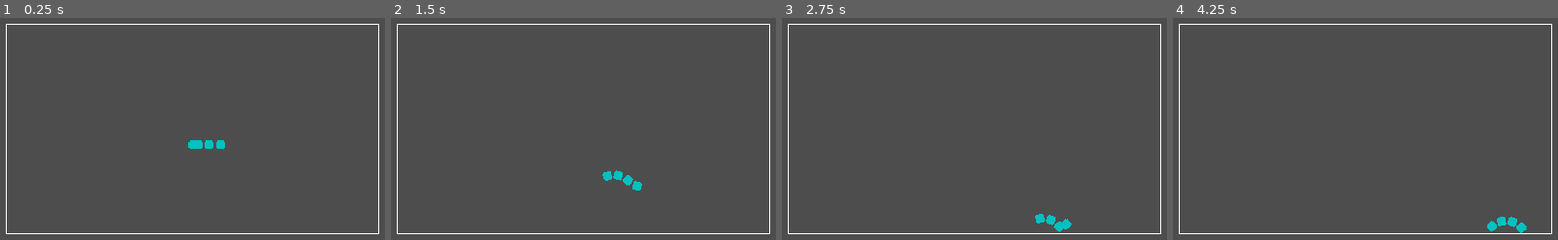
Above: before the commit, frames 1-4 (left to right).
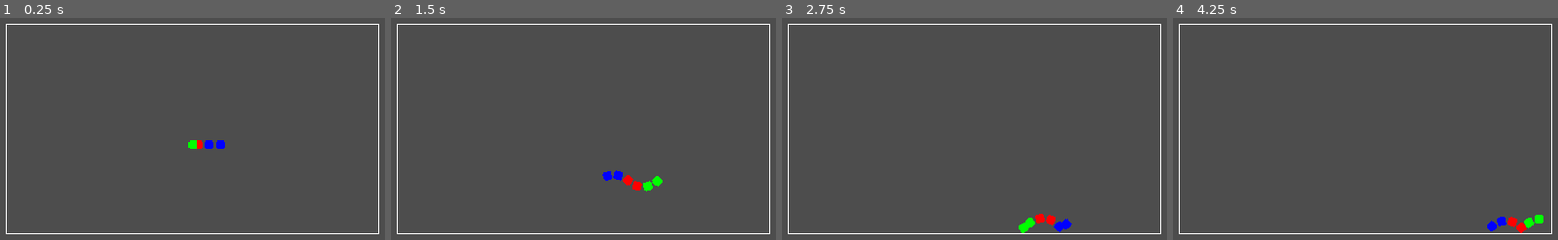
Above: after the commit, the same moments.

Repository: Sup3rAw3som3Cod3r/Snkrx_Godot
Game: Godot game, scene res://arena.tscn
The game is run twice, just before and just after one commit, with the same random seed, the same clock (stepped at 60 frames per second) and the same inputs.
Inputs:
- Up to frame 1 (0.25 s): no input
- Up to frame 2 (1.5 s): hold D (Right) 0.53-1.28 s; hold A (Left) from 1.28 s (still down)
- Up to frame 3 (2.75 s): release A (Left) at 2.03 s; hold D (Right) from 2.03 s (still down)
- Up to frame 4 (4.25 s): release D (Right) at 3.53 s; hold A (Left) from 3.53 s (still down)

The runs differ from the first frame. In frame 1, 0.3% of the frame differs, in the area x 48-59%, y 55-59%; in frame 2, 0.5%; in frame 3, 0.5%; in frame 4, 0.5%, in the area x 81-97%, y 88-97%.

Commit message:
more test classes
added 2 more test classes + auto generate snake from the list

Diff:
--- a/Classes/Test_Class.tres
+++ b/Classes/Test_Class.tres
@@ -5,4 +5,4 @@
 [resource]
 script = ExtResource("1_0mrpt")
 moveSpeed = 1
-class_color = Color(1.63645e-06, 0.757235, 0.75815, 1)
+class_color = Color(0, 0, 1, 1)
--- /dev/null
+++ b/Classes/Test_Class1.tres
@@ -0,0 +1,8 @@
+[gd_resource type="Resource" script_class="unit_class" load_steps=2 format=3 uid="uid://dgshdvbhngdjq"]
+
+[ext_resource type="Script" path="res://Scripts/unit_class.gd" id="1_6lee5"]
+
+[resource]
+script = ExtResource("1_6lee5")
+moveSpeed = 1
+class_color = Color(1, 0, 0, 1)
--- /dev/null
+++ b/Classes/Test_Class2.tres
@@ -0,0 +1,8 @@
+[gd_resource type="Resource" script_class="unit_class" load_steps=2 format=3 uid="uid://bnmacttbjaqle"]
+
+[ext_resource type="Script" path="res://Scripts/unit_class.gd" id="1_k11pg"]
+
+[resource]
+script = ExtResource("1_k11pg")
+moveSpeed = 1
+class_color = Color(0, 1, 0, 1)
--- a/Scripts/arena.gd
+++ b/Scripts/arena.gd
@@ -31,9 +31,6 @@
 	$WallLine.add_point(Vector2(pos2.x, pos2.y))
 
 	spawn_head(Vector2(gw/2,gh/2+16))
-	add_segment()
-	add_segment()
-	add_segment()
 
 
 
@@ -50,10 +47,9 @@
 	u.leader=true
 	u.index=0
 	add_child(u)
+	u.prep()
 	snake=u
 
-func add_segment():
-	snake.add_follower()
 
 # Called every frame. 'delta' is the elapsed time since the previous frame.
 func _process(delta):
--- a/Scripts/globals.gd
+++ b/Scripts/globals.gd
@@ -4,6 +4,16 @@
 const gh = 270
 
 const unitObj=preload("res://unit.tscn")
+
+#this is the current snake in a run
+var current_snake:Array[unit_class]=[
+	preload("res://Classes/Test_Class.tres"),
+	preload("res://Classes/Test_Class.tres"),
+	preload("res://Classes/Test_Class1.tres"),
+	preload("res://Classes/Test_Class1.tres"),
+	preload("res://Classes/Test_Class2.tres"),
+	preload("res://Classes/Test_Class2.tres"),
+]
 
 # Called when the node enters the scene tree for the first time.
 func _ready():
--- a/Scripts/unit.gd
+++ b/Scripts/unit.gd
@@ -13,11 +13,24 @@
 
 var prev_pos=[]
 
-#default class to test class
-var myClass:unit_class = preload("res://Classes/Test_Class.tres")
+#class of the unit, to avoid the massive if list of snkrx
+var myClass:unit_class
+
 # Called when the node enters the scene tree for the first time.
 func _ready():
+	pass
+
+func prep():
 	position = Vector2(Globals.gw/2,Globals.gh/2 + 16)
+
+	if Globals.current_snake.size() > index:
+		myClass = Globals.current_snake[index]
+		if Globals.current_snake.size() > index+1:
+			add_follower()
+
+	#if still not set, set it to be testclass
+	if myClass == null:
+		myClass = load("res://Classes/Test_Class.tres")
 
 	#import class into the unit
 	$Sprite.modulate = myClass.class_color
@@ -80,10 +93,11 @@
 		follower.add_follower()
 	else:
 		var seg=Globals.unitObj.instantiate()
-		get_parent().add_child(seg)
+		get_tree().current_scene.add_child(seg)
 		follower=seg
 		seg.index = index+1
 		seg.following = self
+		seg.prep()
 
 #only track for next unit, rather than first unit doing for everyone
 func do_prev():
--- a/unit.tscn
+++ b/unit.tscn
@@ -18,4 +18,6 @@
 [node name="CollisionShape2D" type="CollisionShape2D" parent="Hitbox"]
 shape = SubResource("RectangleShape2D_c420e")
 
+[node name="Animator" type="AnimationPlayer" parent="."]
+
 [connection signal="area_entered" from="Hitbox" to="." method="_on_hitbox_area_entered"]
